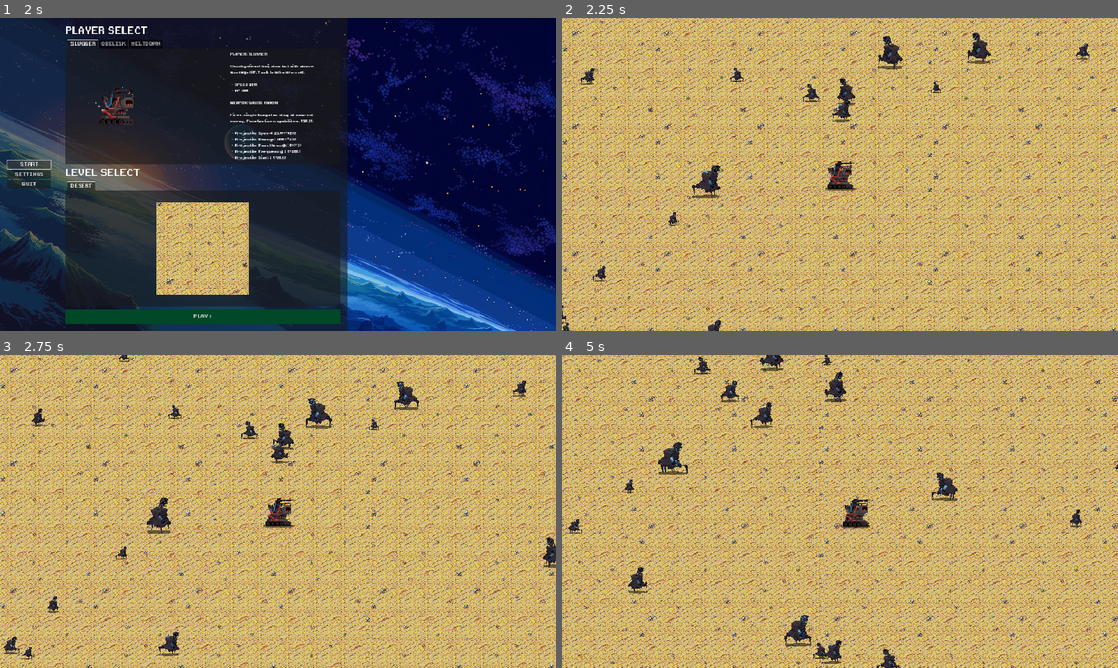
Above: before the commit, frames 1-4 (two rows, left to right).
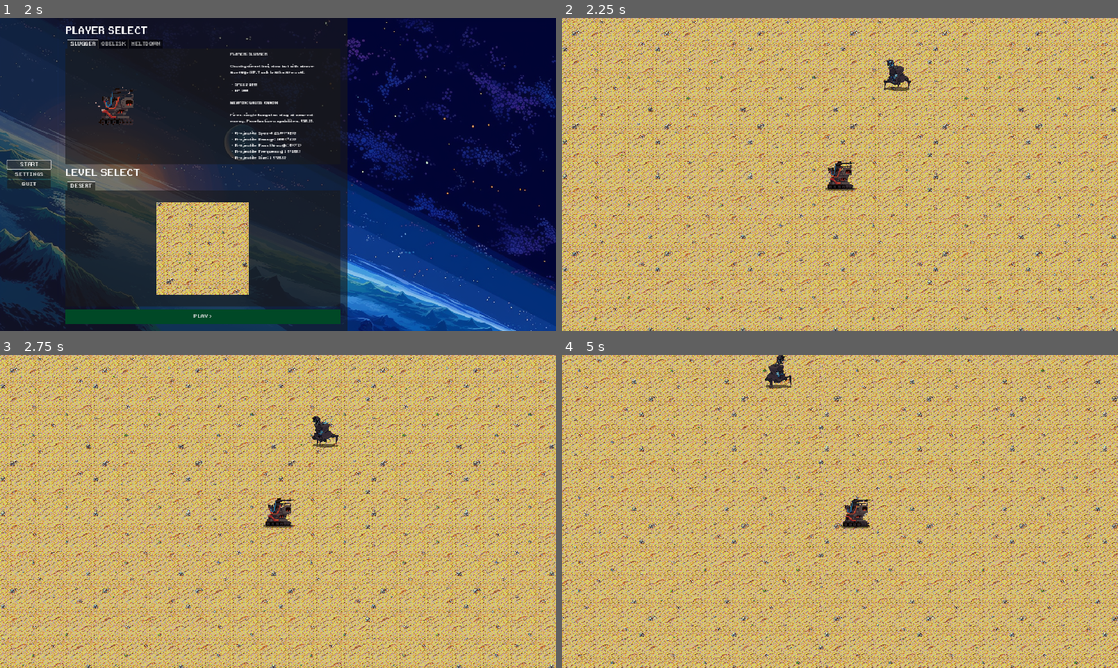
Above: after the commit, the same moments.

Repository: meridew/ROTR-v6
Game: Godot game, scene res://Main.tscn
The game is run twice, just before and just after one commit, with the same random seed, the same clock (stepped at 60 frames per second) and the same inputs.
Inputs:
- Up to frame 1 (2 s): click "START" at 0.5 s; click "START" at 1.25 s
- Up to frame 2 (2.25 s): click "PLAY >" at 2 s
- Up to frame 3 (2.75 s): no input
- Up to frame 4 (5 s): hold D (right) 2.78-3.53 s; hold S (down) 3.53-4.28 s; hold D (right) from 4.28 s (still down)

Frame 1 is identical in both runs. In frame 2, 1.7% of the frame differs, in the area x 0-95%, y 4-100%; in frame 3, 2.1%; in frame 4, 2.4%, in the area x 1-100%, y 0-100%.
Error before the commit: Invalid access to property or key 'global_position' on a base object of type 'Node (Global.gd)'. (res://classes/State.gd:94)

Commit message:
some shit

Diff:
--- a/classes/State.gd
+++ b/classes/State.gd
@@ -5,7 +5,9 @@
 	DEFAULT,
 	CHARGE,
 	LUNGE,
-	CIRCLE
+	CIRCLE,
+	RETREAT,
+	LINE
 }
 
 var mob
@@ -82,26 +84,63 @@
 				mob.change_state(State.Type.DEFAULT) # Pass state name as string
 
 class CircleState extends State:
-	var circle_timer = 0
-	var circle_duration = 100
-	var radius = 1000
-	var angle_speed = 1
+	var circle_distance = 100
+	var circle_speed = 100.0
+	var approach_speed = 0.5
+	var fluctuation_frequency = 1.0
+	var fluctuation_amplitude = 20.0
+	var time = 0.0
 
 	func behavior(delta):
-		circle_timer += delta
-		if circle_timer < circle_duration:
-			# Compute a circling direction with gradually reducing radius
-			var direction = (Global.player.global_position - Global.global_position).normalized()
-			var perpendicular = Vector2(direction.y, -direction.x)
-			var circling_point = Global.player.global_position + direction * radius + perpendicular.rotated(angle_speed * circle_timer) * radius
-			direction = (circling_point - Global.global_position).normalized() * mob.stats.speed.current_value
+		# Calculate the desired position around the player
+		var angle = time * circle_speed
+		var offset = Vector2(cos(angle), sin(angle)) * circle_distance
+		var desired_position = mob.player.global_position + offset
 
-			# Decrease the radius to move closer to the player
-			radius -= mob.stats.speed.current_value * delta
+		# Add fluctuation to the distance
+		circle_distance += sin(time * fluctuation_frequency) * fluctuation_amplitude * delta
 
+		# Calculate the direction towards the desired position
+		var direction = desired_position - mob.global_position
+
+		# The mob's speed is determined by its stats
+		var speed = mob.stats.get_stat('speed').current_value * 5  # Increase speed by multiplying by 5
+
+		# Clamp the speed to a maximum value
+		var max_speed = 100.0
+		speed = clamp(speed, 0.0, max_speed)
+
+		# Calculate the acceleration (force) needed to move towards the player, taking into account the mob's mass
+		var mass = mob.stats.get_stat('mass').current_value * 0.1  # Decrease mass by multiplying by 0.1
+		var force = direction.normalized() * speed / mass
+
+		# Add the force to the mob's velocity
+		mob.intended_velocity += force * delta
+
+		# Clamp the mob's velocity magnitude to the maximum speed
+		mob.intended_velocity = mob.intended_velocity.normalized() * clamp(mob.intended_velocity.length(), 0.0, max_speed)
+
+		# Set sprite direction
+		mob.set_sprite(mob.intended_velocity)
+
+		# Gradually approach the player
+		circle_distance -= approach_speed * delta
+
+		# Update time
+		time += delta
+
+class RetreatState extends State:
+	var retreat_duration = 5.0
+	var retreat_timer = 0.0
+
+	func behavior(delta):
+		retreat_timer += delta
+
+		if retreat_timer < retreat_duration:
+			var direction = mob.global_position - mob.player.global_position
+			direction = direction.normalized() * mob.stats.speed.current_value
 			mob.intended_velocity = direction
 			mob.set_sprite(direction)
 		else:
-			circle_timer = 0
-			radius = 150
+			retreat_timer = 0.0
 			mob.change_state(State.Type.DEFAULT)
--- a/classes/mob/BaseMob.gd
+++ b/classes/mob/BaseMob.gd
@@ -29,12 +29,14 @@
 		State.Type.CHARGE: State.ChargeState.new(self),
 		State.Type.LUNGE: State.LungeState.new(self),
 		State.Type.CIRCLE: State.CircleState.new(self),
+		State.Type.RETREAT: State.RetreatState.new(self)
+
 	}
 
-	change_state(State.Type.DEFAULT)
+	change_state(State.Type.LUNGE)
 
 func _ready():
-	global_position = Vector2(randi_range(-5000,5000),randi_range(-5000,5000))
+	global_position = Vector2(randi_range(-500,500),randi_range(-500,500))
 	animated_sprite.set_frame_and_progress(randf_range(0, animated_sprite.sprite_frames.get_frame_count('moving')), randf())
 	animated_sprite.scale = Vector2(stats.scale.current_value,stats.scale.current_value)
 	collision_shape.scale = Vector2(stats.scale.current_value,stats.scale.current_value)
--- a/classes/mob/BaseMob.tscn
+++ b/classes/mob/BaseMob.tscn
@@ -16,6 +16,7 @@
 collision_mask = 2
 physics_material_override = SubResource("PhysicsMaterial_iq0e8")
 lock_rotation = true
+linear_damp = 10.0
 script = ExtResource("1_svajg")
 
 [node name="CollisionShape2D" type="CollisionShape2D" parent="."]
--- a/classes/pools/mob_pool/MobPool.gd
+++ b/classes/pools/mob_pool/MobPool.gd
@@ -5,7 +5,7 @@
 var boss_mobs_max = 10
 var boss_mob_pool_active = {}
 var boss_mob_pool_inactive = {}
-var mobs_max = 500
+var mobs_max = 1
 var mob_pool_active = {}
 var mob_pool_inactive = {}
 
@@ -22,8 +22,8 @@
 	for i in range(mobs_max):
 		mob = mob_scene.instantiate()
 		mob.set_player(Global.player)
-		var rand = State.Type.values()[randi() % State.Type.size()]
-		mob.change_state(rand)
+		#var rand = State.Type.values()[randi() % State.Type.size()]
+		#mob.change_state(rand)
 		mob_pool_inactive[mob.get_instance_id()] = mob
 		add_child(mob)
 
